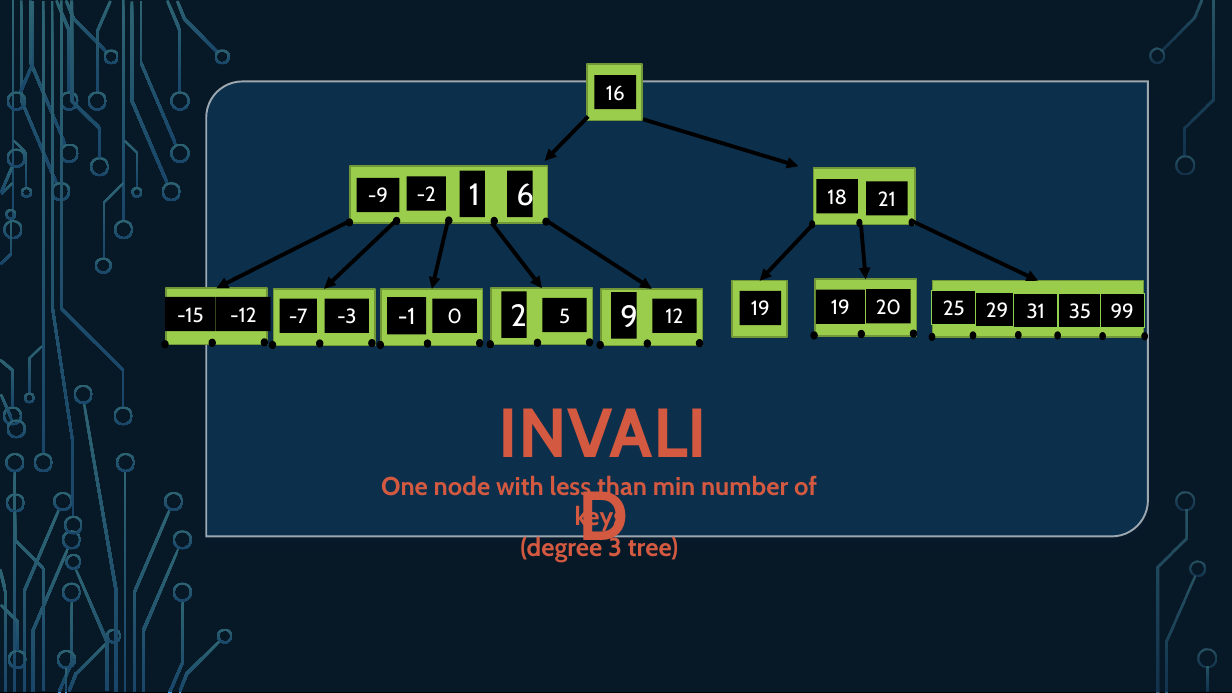
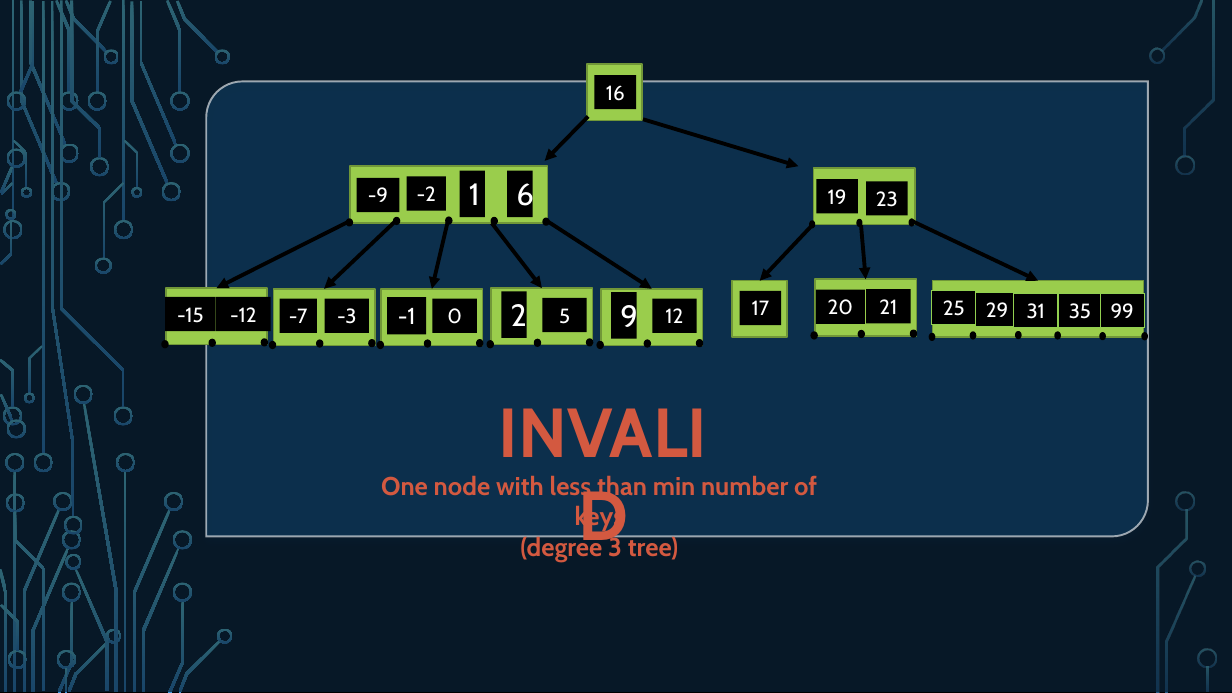
Before and after one commit to cicarter/homework5, a slide deck: slide 6 of B-Trees.pptx. Drawn at 1232x693 pixels with LibreOffice and Linux fonts; fonts in the diff are those of the drawing; background and template pictures are left out. Boxes give left, top, right and bottom in pixels: in the first picture for what was removed or moved away, otherwise in the second. Text is boxed around its words. In the diff, an @@ line names an element or a change of style, - is before the commit and + after.

Commit message:
updated numbers on slides 6, 7, and 8 after discussing with Davis

```diff
--- a/B-Trees.pptx
+++ b/B-Trees.pptx
@@ text in rectangle at (828, 189, 847, 204): text changed @@
-18
+19
@@ text in rectangle at (876, 191, 898, 207): text changed @@
-21
+23
@@ rectangle "20": place and size @@
-rectangle "20" at (866, 289, 910, 323)
+rectangle "20" at (816, 289, 865, 323)
@@ rectangle removed at (816, 289, 865, 323) @@
-19
@@ rectangle added at (866, 289, 910, 323), fill #000000, 16 pt, text #FFFFFF @@
+21
@@ text in rectangle at (752, 300, 770, 315): text changed @@
-19
+17
```
Also in this commit, not shown: 2 other slides changed.
